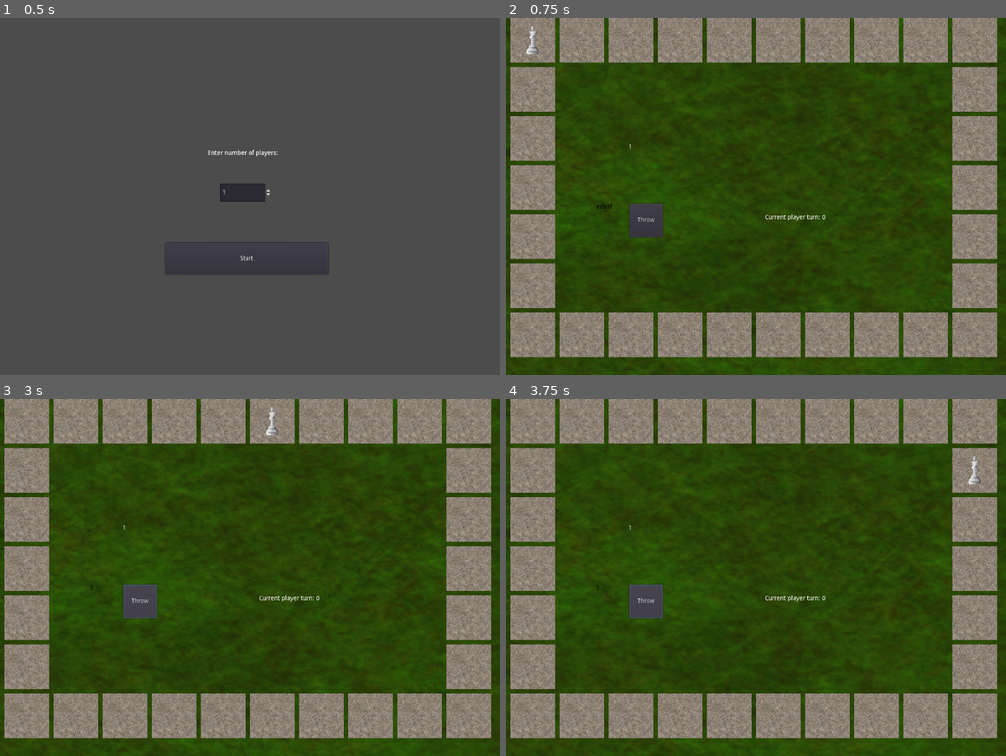
Above: before the commit, frames 1-4 (two rows, left to right).
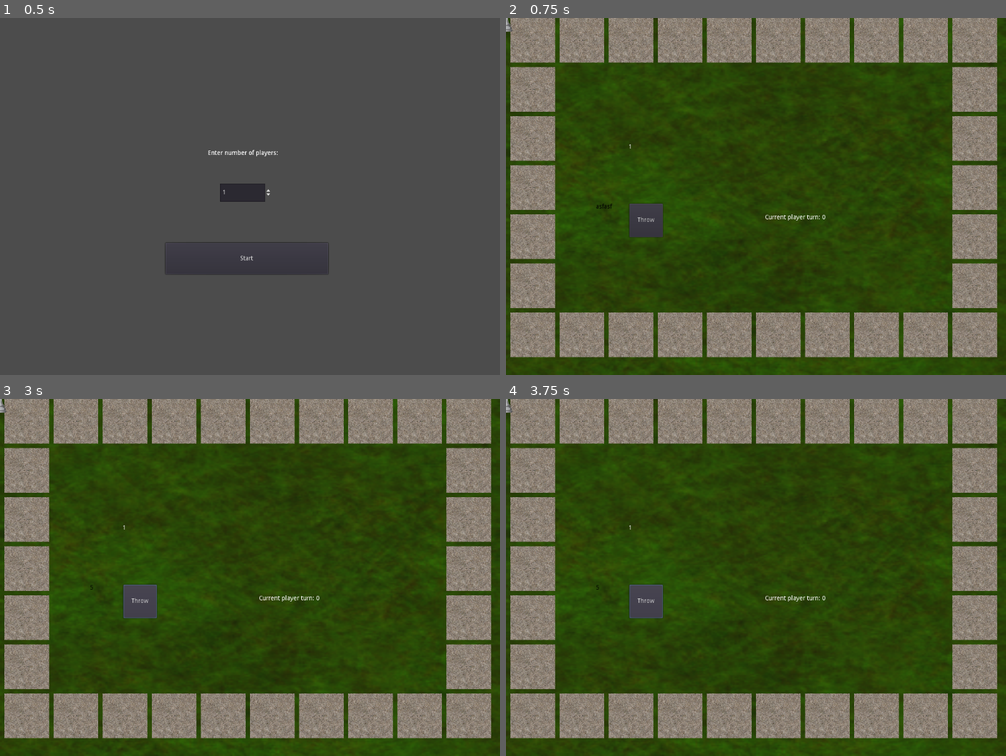
Above: after the commit, the same moments.

Repository: askoki160/angels-of-delta
Game: Godot game, scene res://StartScene.tscn
The game is run twice, just before and just after one commit, with the same random seed, the same clock (stepped at 60 frames per second) and the same inputs.
Inputs:
- Up to frame 1 (0.5 s): no input
- Up to frame 2 (0.75 s): click "Start" at 0.5 s
- Up to frame 3 (3 s): click "Start" at 1.25 s; click "Start" at 2 s; click "Throw" at 2.75 s
- Up to frame 4 (3.75 s): click "Throw" at 3.5 s

Frame 1 is identical in both runs. In frame 2, 0.1% of the frame differs, in the area x 0-7%, y 0-11%; in frame 3, 0.1%; in frame 4, 0.1%.
Error in both runs: Invalid get index 'BaseField' (on base: 'Nil'). (res://Global.gd:8)

Commit message:
Added player field classes

Diff:
--- a/Utils.gd
+++ b/Utils.gd
@@ -23,6 +23,68 @@
 		current_player_index = (current_player_index + 1) % players.size()
 
 
+class BaseField:
+	export var BaseFieldID: String = 'BaseField'
+	var title: String
+	var message: String
+
+	func _init(_title, _message):
+		self.title = _title
+		self.message = _message
+
+	func get_id():
+		return BaseFieldID
+
+class MoveField extends BaseField:
+	var move_number: int
+	export var MoveFieldID: String = 'MoveField'
+
+	func _init(title, message, _move_number).(title, message):
+		self.move_number = _move_number
+
+	func get_id():
+		return MoveFieldID
+
+class MoveStartField extends BaseField:
+	var move_number: int = 0
+	export var MoveStartFieldID: String = 'MoveStartField'
+
+	func _init(title, message).(title, message):
+		pass
+
+	func get_id():
+		return MoveStartFieldID
+
+class ThrowDiceField extends BaseField:
+	# TODO: implement logic for this
+	export var ThrowDiceFieldID: String = 'ThrowDiceField'
+
+	func _init(title, message).(title, message):
+		pass
+
+	func get_id():
+		return ThrowDiceFieldID
+
+class PlayAgainField extends BaseField:
+	# TODO: implement logic for this
+	export var PlayAgainFieldID: String = 'PlayAgainField'
+
+	func _init(title, message).(title, message):
+		pass
+
+	func get_id():
+		return PlayAgainFieldID
+
+class ChanceField extends BaseField:
+	# TODO: implement random draw of chance from the pile
+	export var ChanceFieldID: String = 'ChanceField'
+
+	func _init(title, message).(title, message):
+		pass
+
+	func get_id():
+		return ChanceFieldID
+
 class Map:
 	var n_rows: int = 7
 	var n_cols: int = 10
@@ -45,8 +107,7 @@
 			"id": idx,
 			"location": Vector2(pos_x, pos_y),
 			'occupied': 0,
-			# TODO: field actions
-			"actions": null
+			"actions": self.context.all_field_actions[idx]
 		}
 		fields.append(field_dict)
 
@@ -54,18 +115,19 @@
 		"""
 		Generate fields of the game. Starts from top left and goes clockwise.
 		"""
-		var position_x = -rect_width / 2
-		var position_y = rect_height / 2
-		var board_fields_extent = (n_cols + n_rows - 1)
+		var position_x = -int(rect_width / 2)
+		var position_y = int(rect_height / 2)
+		var board_fields_extent = (n_cols + n_rows - 2)
 		var cumulative_fields = board_fields_extent * 2
-		var left_vertical_border = board_fields_extent + n_cols - 1
+		var right_vertical_border = board_fields_extent + 1
+		var left_vertical_border = board_fields_extent + n_cols
 
 		for i in range(cumulative_fields):
 			if i < n_cols:
 				position_x += rect_width + 10
-			elif n_cols <= i and i < board_fields_extent:
+			elif n_cols <= i and i < right_vertical_border:
 				position_y += rect_height + 10
-			elif board_fields_extent <= i and i < left_vertical_border:
+			elif right_vertical_border <= i and i < left_vertical_border:
 				position_x -= rect_width + 10
 			else:
 				position_y -= rect_height + 10
